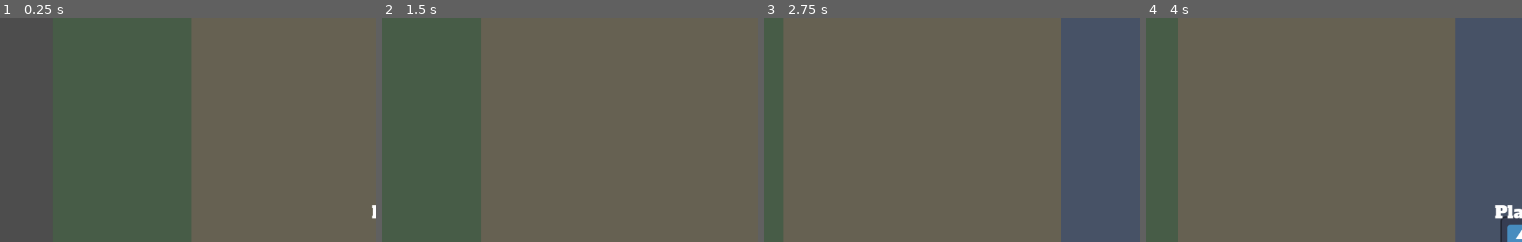
Above: before the commit, frames 1-4 (left to right).
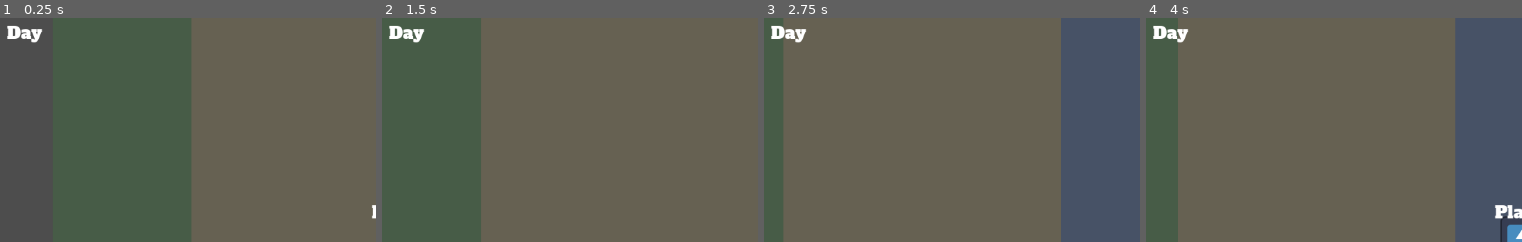
Above: after the commit, the same moments.

Repository: poga/dark-sea
Game: Godot game, scene res://scenes/game/main.tscn
Two runs of this game, one before a commit and one after it. Both use one fixed random seed, a clock stepped at 60 frames per second and the inputs below. The project has no main scene, so this scene is started directly. The engine's default icon, where the game draws it, is replaced by a stand-in: a white triangle on a blue panel in a dark square.
Inputs (mouse positions are % of the whole screen's width and height, from its top left):
- Up to frame 1 (0.25 s): no input
- Up to frame 2 (1.5 s): tap Enter at 0.5 s; move the mouse to (76, 45) at 0.52 s; hold D (move_right) 0.53-1.25 s; hold Space (interact) 0.53-1.25 s; click (76, 45) at 0.67 s; drag from (32, 55) to (7, 50) at 1.27 s
- Up to frame 3 (2.75 s): move the mouse to (64, 28) at 2.02 s; hold D (move_right) from 2.03 s (still down); tap Alt at 2.1 s
- Up to frame 4 (4 s): release D (move_right) at 2.75 s; drag from (48, 70) to (58, 50) at 2.77 s; move the mouse to (85, 65) at 3.52 s; hold A (move_left) from 3.53 s (still down); hold Space (interact) from 3.53 s (still down)
The pictures show only the part of the screen within x 0-50%, y 1-51%; the shares and areas given below are measured in that part.

The runs differ from the first frame. In frame 1, 0.4% of the frame differs, in the area x 1-12%, y 3-12%; in frame 2, 0.4%; in frame 3, 0.4%; in frame 4, 0.4%.
Error in both runs: Invalid call. Nonexistent function 'pick_up' in base 'Area2D'. (res://scenes/player/player.gd:51)

Commit message:
fix: UI label stays on screen via CanvasLayer, defer start_cycle for item spawning

Diff:
--- a/scenes/game/main.gd
+++ b/scenes/game/main.gd
@@ -1,4 +1,4 @@
 extends Node2D
 
 func _ready() -> void:
-	GameManager.start_cycle()
+	GameManager.start_cycle.call_deferred()
--- a/scenes/game/main.tscn
+++ b/scenes/game/main.tscn
@@ -45,9 +45,11 @@
 
 [node name="SpawnTimer" type="Timer" parent="TestSpawner"]
 
-[node name="PhaseLabel" type="Label" parent="."]
-offset_left = -250.0
-offset_top = -450.0
-offset_right = -150.0
-offset_bottom = -430.0
+[node name="UI" type="CanvasLayer" parent="."]
+
+[node name="PhaseLabel" type="Label" parent="UI"]
+offset_left = 10.0
+offset_top = 10.0
+offset_right = 110.0
+offset_bottom = 40.0
 script = ExtResource("10")
